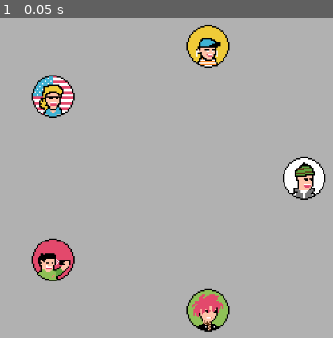
Above: before the commit, frame 1.
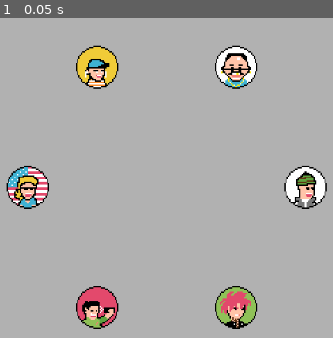
Above: after the commit, the same moment.

Repository: Pikachuxxxx/social-loops-gmtk
Game: Godot game, scene res://Scenes/main.tscn
Same seed, same stepped clock (60 frames per second), same inputs: the game is played once before the commit and once after it.
Inputs:
- Up to frame 1 (0.05 s): no input

The runs differ from the first frame. In frame 1, 13% of the frame differs, in the area x 1-99%, y 2-99%.

Commit message:
updated the way group id is handled

Diff:
--- a/Scenes/main.tscn
+++ b/Scenes/main.tscn
@@ -1,6 +1,13 @@
-[gd_scene load_steps=2 format=3 uid="uid://dcqben84wg4cm"]
+[gd_scene load_steps=5 format=3 uid="uid://dcqben84wg4cm"]
 
 [ext_resource type="Script" uid="uid://dh2c3yewo2rj0" path="res://Scripts/main.gd" id="1_bo1nx"]
+[ext_resource type="Shader" uid="uid://bjwq8jti45nvd" path="res://Shaders/balatro.gdshader" id="2_bo1nx"]
+
+[sub_resource type="ShaderMaterial" id="ShaderMaterial_8gbba"]
+shader = ExtResource("2_bo1nx")
+
+[sub_resource type="QuadMesh" id="QuadMesh_jjgbg"]
+size = Vector2(1280, 720)
 
 [node name="Node2D" type="Node2D"]
 script = ExtResource("1_bo1nx")
@@ -8,4 +15,14 @@
 [node name="ZuckAlg" type="Node" parent="."]
 
 [node name="Camera2D" type="Camera2D" parent="."]
-position = Vector2(578, 338)
+position = Vector2(576, 325)
+
+[node name="CanvasLayer" type="CanvasLayer" parent="."]
+visible = false
+offset = Vector2(585, 328)
+transform = Transform2D(1, 0, 0, 1, 585, 328)
+
+[node name="MeshInstance2D" type="MeshInstance2D" parent="CanvasLayer"]
+material = SubResource("ShaderMaterial_8gbba")
+position = Vector2(2, 3)
+mesh = SubResource("QuadMesh_jjgbg")
--- a/Scenes/node.tscn
+++ b/Scenes/node.tscn
@@ -7,6 +7,7 @@
 radius = 29.0172
 
 [node name="Node" type="StaticBody2D"]
+texture_filter = 1
 script = ExtResource("1_5g7os")
 
 [node name="NodeCollisionShape2D" type="CollisionShape2D" parent="."]
--- a/Scripts/Group.gd
+++ b/Scripts/Group.gd
@@ -1,5 +1,9 @@
 extends Node
 class_name Group
+
+static var idCount = 0
+
+var id = -1
 
 var isInProgress = false
 var nodeIds: Array[int] = []
@@ -9,6 +13,8 @@
 func _init(_isInProgress: bool = false, _onGroupUpdate: Callable = func (): pass) -> void:
 	isInProgress = _isInProgress
 	onGroupUpdate = _onGroupUpdate
+	id = Group.idCount
+	Group.idCount += 1
 
 func add_node_id (nodeId: int) -> void:
 	if not nodeIds.has(nodeId): # Use dictionary instead?
--- a/Scripts/Utils.gd
+++ b/Scripts/Utils.gd
@@ -69,7 +69,7 @@
 	if count == 1:
 		return [firstPoint, secondPoint]
 
-	var offset = 2 + 4 # line_width + gap
+	var offset = 3 + 2 # line_width + gap
 	var size = count * offset - 1 # - gap
 	var startDist = size/2
 
--- a/Scripts/main.gd
+++ b/Scripts/main.gd
@@ -6,14 +6,13 @@
 
 var groupPairCount: Dictionary = {}
 
-const groupColors: Array[Color] = [Color.GREEN, Color.BLUE, Color.ORANGE, Color.DEEP_PINK, Color.BLUE_VIOLET]
+const groupColors: Array[Color] = [Color.GREEN, Color.BLUE, Color.ORANGE, Color.DEEP_PINK, Color.BLUE_VIOLET, Color.CRIMSON, Color.LIGHT_CORAL]
 var mousePosition: Vector2 = Vector2(0,0)
 var wiggle = Wiggle.new()
 
 func _draw() -> void:
 	var _groupPairCount = {}
-	for gid in range(groups.size()):
-		var group = groups[gid]
+	for group in groups:
 		var groupNodeIds = group.nodeIds.duplicate()
 		if group.isInProgress:
 			groupNodeIds.append(-1) # Using -1 to get mouse position for now
@@ -32,11 +31,11 @@
 			var count = Utils.get_pair_count(groupPairCount, nodeId, nextNodeId)
 			var points = Utils.get_adjacent_line(_groupPairCount[key], count, nodePosition, nextNodePosition)
 
-			draw_line(points[0], points[1], groupColors[gid], 2, false)
+			draw_line(points[0], points[1], groupColors[group.id], 3, false)
 
 # Called when the node enters the scene tree for the first time.
 func _ready() -> void:
-	var count = 5
+	var count = 6
 	var radius = 200.0
 	var center = get_viewport_rect().size / 2.0
 	for i in range(count):
@@ -90,9 +89,12 @@
 						break
 		elif event.button_index == MOUSE_BUTTON_RIGHT:
 			if groups.size() > 0:
-				groups[groups.size()-1].isInProgress = false
-				if groups[groups.size()-1].nodeIds.size() <= 1:
-					groups.pop_back()
+				for group in groups:
+					if group.isInProgress == true:
+						group.isInProgress = false
+						if group.nodeIds.size() <= 1:
+							groups.erase(group)
+						break
 				queue_redraw()
 	elif event is InputEventMouseMotion:
 		mousePosition = event.position
--- /dev/null
+++ b/Shaders/balatro.gdshader
@@ -0,0 +1,20 @@
+shader_type canvas_item;
+render_mode unshaded, skip_vertex_transform;
+
+const float curvature = 7.0;
+const float vignette_multiplier = 2.0;
+
+uniform sampler2D screen_texture: hint_screen_texture, filter_linear_mipmap;
+
+void fragment() {
+	vec2 centered_uv = SCREEN_UV * 2.0 - 1.0;
+	vec2 uv_offset = centered_uv.yx / curvature;
+	vec2 warped_uv = centered_uv + centered_uv * uv_offset * uv_offset;
+	vec3 cutoff = vec3(step(abs(warped_uv.x), 1.0) * step(abs(warped_uv.y), 1.0));
+	vec3 scanlines = vec3(sin(2.0 * warped_uv.y * 180.0) * 0.1 + 0.9);
+	vec3 vignette = vec3(length(pow(abs(centered_uv), vec2(4.0)) / 3.0));
+
+	vec3 screen_color = textureLod(screen_texture, (warped_uv + 1.0) / 2.0, 0.2).rgb * cutoff * scanlines;
+	screen_color -= vignette * vignette_multiplier;
+	COLOR = vec4(screen_color, 0.5);
+}
Not shown, added: Shaders/balatro.gdshader.uid
